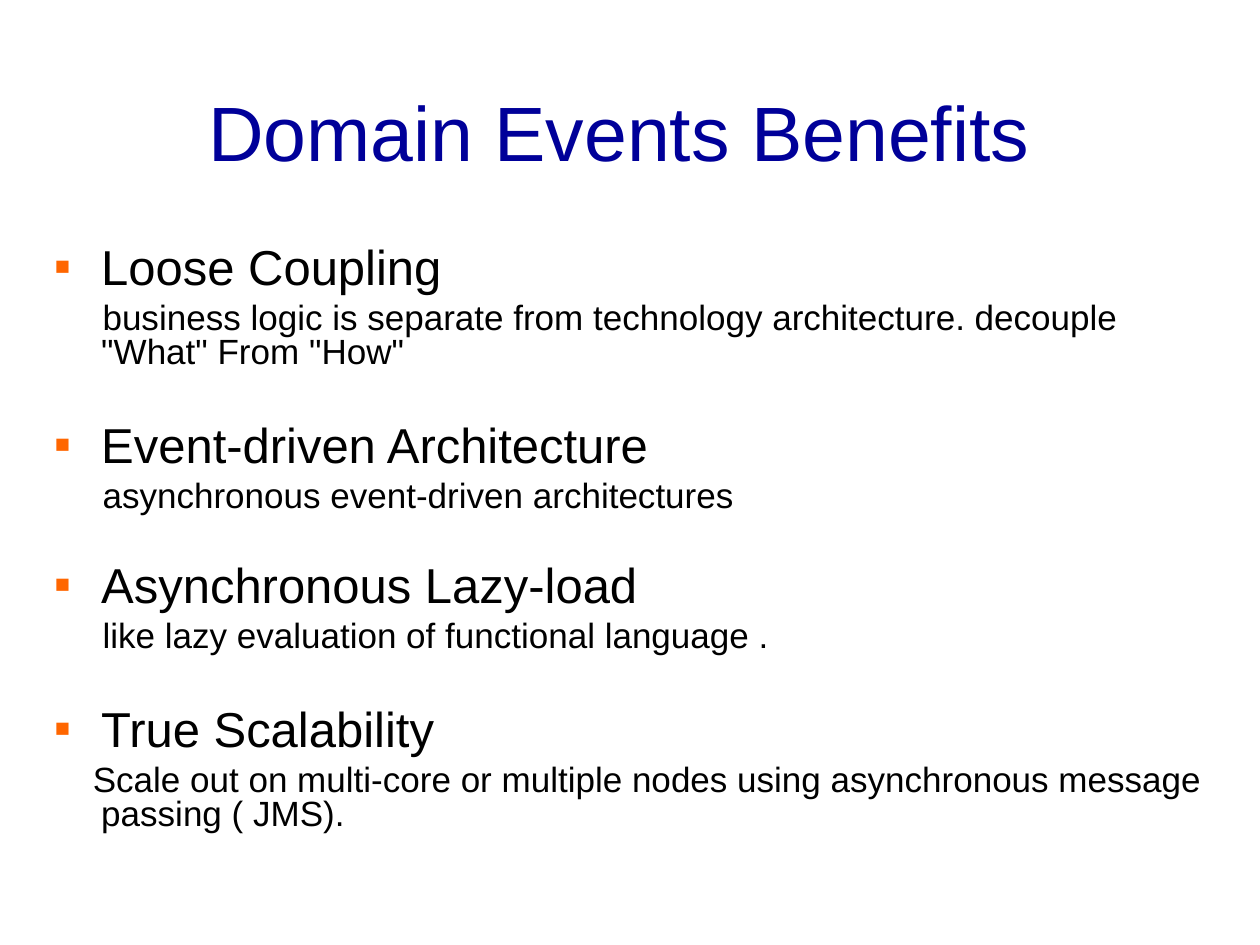
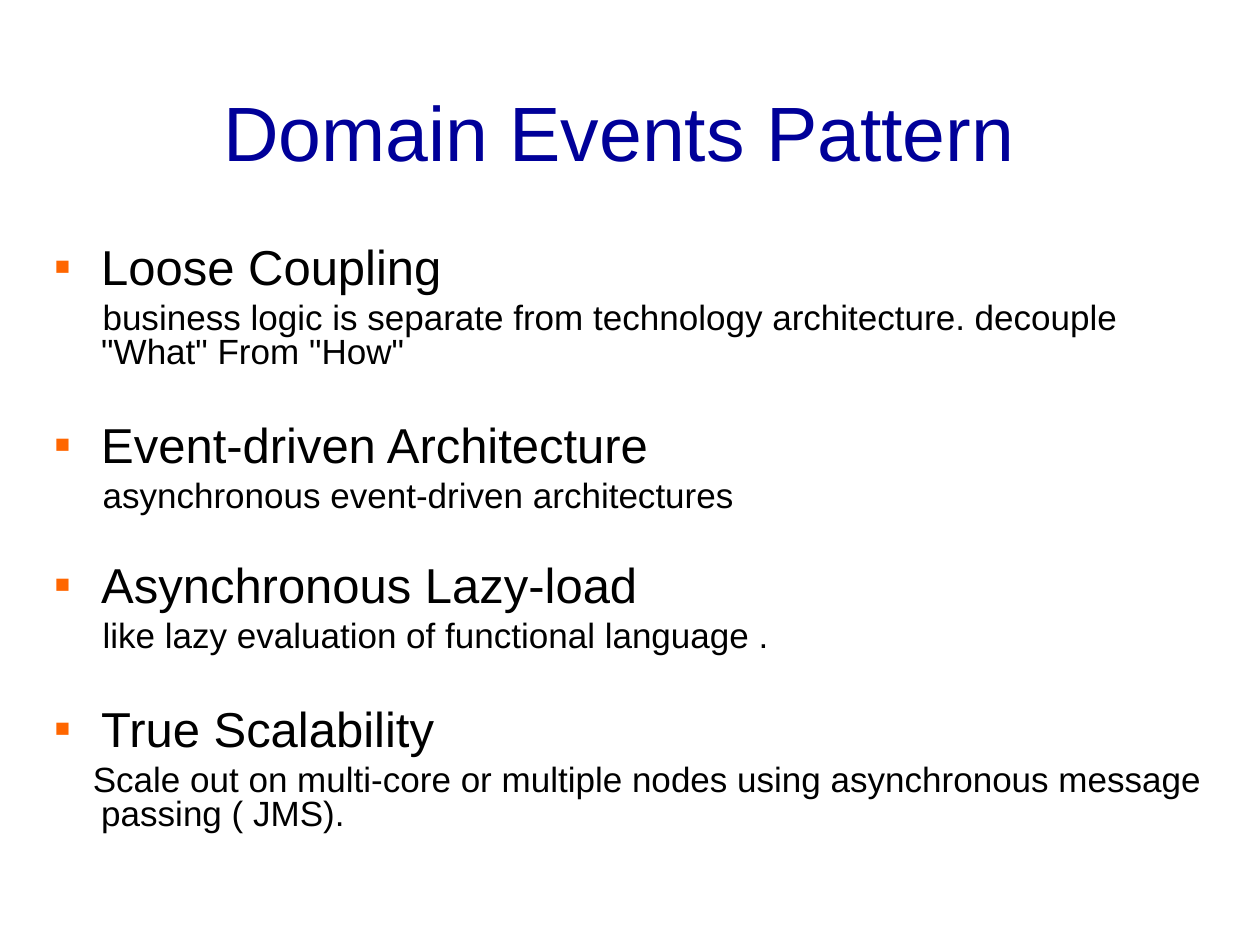
Before and after one commit to banq/jdonframework, a slide deck: slide 24 of doc/english/JdonFramework.ppt (slide 22 before the commit). Drawn at 1260x945 pixels with LibreOffice and Linux fonts; fonts in the diff are those of the drawing; background and template pictures are left out. Boxes give left, top, right and bottom in pixels: in the first picture for what was removed or moved away, otherwise in the second. Text is boxed around its words. In the diff, an @@ line names an element or a change of style, - is before the commit and + after.

```diff
--- a/doc/english/JdonFramework.ppt
+++ b/doc/english/JdonFramework.ppt
@@ title at (223, 105, 1014, 162): text changed @@
-Domain Events Benefits
+Domain Events Pattern
```
Also in this commit, not shown: 9 other slides changed, 6 slides added, 1 slide removed, 13 other files.
